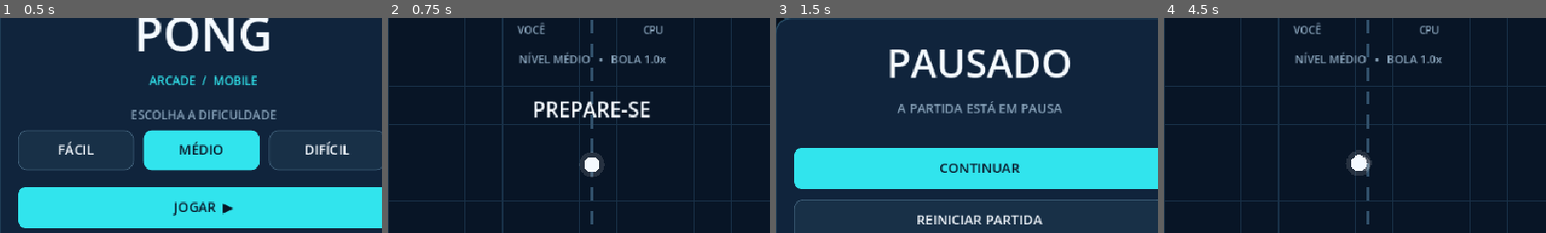
Above: before the commit, frames 1-4 (left to right).
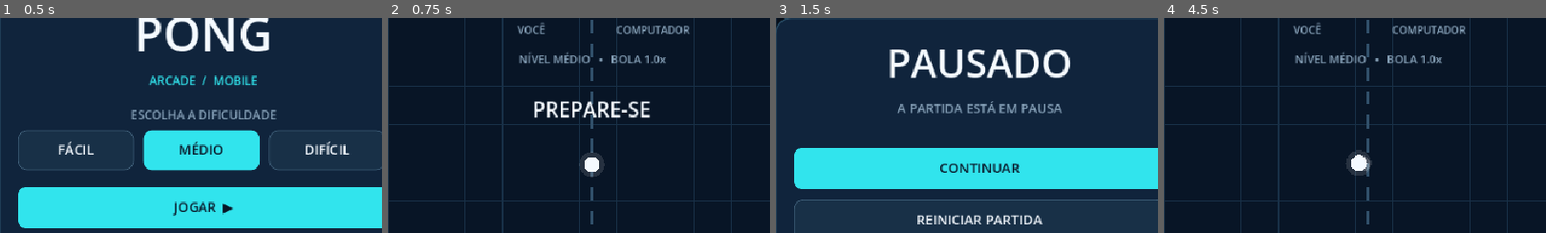
Above: after the commit, the same moments.

Repository: pitinga/game-pong-mobile
Game: Godot game, scene res://scenes/main.tscn
Two runs of this game, one before a commit and one after it. Both use one fixed random seed, a clock stepped at 60 frames per second and the inputs below.
Inputs (mouse positions are % of the whole screen's width and height, from its top left):
- Up to frame 1 (0.5 s): no input
- Up to frame 2 (0.75 s): click "JOGAR ▶" at 0.5 s
- Up to frame 3 (1.5 s): click "Ⅱ PAUSAR" at 1.25 s
- Up to frame 4 (4.5 s): click "REINICIAR PARTIDA" at 2 s; tap Enter at 2.75 s; move the mouse to (72, 45) at 2.77 s; hold Up (ui_up) 2.78-3.5 s; tap P at 2.85 s; click (72, 45) at 2.92 s; click "REINICIAR PARTIDA" at 3.5 s; drag from (30, 55) to (45, 70) at 4.27 s
The pictures show only the part of the screen within x 23-73%, y 16-66%; the shares and areas given below are measured in that part.

Frame 1 is identical in both runs. In frame 2, 0.5% of the frame differs, in the area x 59-79%, y 3-8%; in frame 3, nothing differs; in frame 4, 0.5%.

Commit message:
fix(pro): recalibrate computer AI for custom ball and paddle sizes (v0.3.1)

Diff:
--- a/scripts/pong.gd
+++ b/scripts/pong.gd
@@ -244,7 +244,7 @@
 	_draw_centered(str(survival_hits).pad_zeros(2) if match_mode == MatchMode.SURVIVAL else str(player_score).pad_zeros(2), Vector2(w * 0.42, 79), 54, CYAN)
 	_draw_centered(str(cpu_score).pad_zeros(2), Vector2(w * 0.58, 79), 54, PINK)
 	_draw_centered("REBATIDAS" if match_mode == MatchMode.SURVIVAL else "P1" if match_mode == MatchMode.TWO_PLAYERS else "VOCÊ", Vector2(w * 0.42, 106), 13, MUTED)
-	_draw_centered("P2" if match_mode == MatchMode.TWO_PLAYERS else "CPU", Vector2(w * 0.58, 106), 13, MUTED)
+	_draw_centered("P2" if match_mode == MatchMode.TWO_PLAYERS else "COMPUTADOR", Vector2(w * 0.58, 106), 13, MUTED)
 	if state == GameState.PLAYING:
 		var speed_ratio := maxf(1.0, ball_velocity.length() / BASE_BALL_SPEED)
 		_draw_centered("2 JOGADORES   •   BOLA %.1fx" % speed_ratio if match_mode == MatchMode.TWO_PLAYERS else "NÍVEL %s   •   BOLA %.1fx" % [DIFFICULTIES[difficulty], speed_ratio], Vector2(w * 0.5, 143), 14, MUTED)
@@ -311,6 +311,25 @@
 	return PADDLE_HEIGHT * paddle_scale
 
 
+func _cpu_reach_factor() -> float:
+	# Raquetes/bolas pequenas reduzem a margem de colisao. Compensar parte
+	# dessa perda evita mudar a dificuldade da IA ao personalizar a Pro.
+	var standard_margin := PADDLE_HEIGHT * 0.5 + BALL_RADIUS
+	var actual_margin := _paddle_height() * 0.5 + _ball_radius()
+	return clampf(standard_margin / maxf(actual_margin, 1.0), 1.0, 1.25)
+
+
+func _cpu_aim_error() -> float:
+	# O erro da mira deve acompanhar a zona de acerto, nao ter pixels fixos.
+	var standard_margin := PADDLE_HEIGHT * 0.5 + BALL_RADIUS
+	var actual_margin := _paddle_height() * 0.5 + _ball_radius()
+	return CPU_ERROR[difficulty] * minf(1.0, actual_margin / standard_margin)
+
+
+func _cpu_reaction_delay() -> float:
+	return CPU_REACTION[difficulty] / _cpu_reach_factor()
+
+
 func _reset_positions() -> void:
 	player_y = size.y * 0.5
 	cpu_y = size.y * 0.5
@@ -332,8 +351,8 @@
 	var angle := randf_range(-0.55, 0.55)
 	ball_velocity = Vector2(cos(angle) * _serve_direction, sin(angle)) * BASE_BALL_SPEED
 	if _serve_direction > 0.0:
-		_cpu_aim_bias = randf_range(-CPU_ERROR[difficulty], CPU_ERROR[difficulty])
-		_cpu_reaction_timer = CPU_REACTION[difficulty]
+		_cpu_aim_bias = randf_range(-_cpu_aim_error(), _cpu_aim_error())
+		_cpu_reaction_timer = _cpu_reaction_delay()
 	_play_sound("serve")
 
 
@@ -354,8 +373,8 @@
 		survival_hits += 1
 	if is_player:
 		# O erro é sorteado uma vez por devolução, sem teletransporte da mira.
-		_cpu_aim_bias = randf_range(-CPU_ERROR[difficulty], CPU_ERROR[difficulty])
-		_cpu_reaction_timer = CPU_REACTION[difficulty]
+		_cpu_aim_bias = randf_range(-_cpu_aim_error(), _cpu_aim_error())
+		_cpu_reaction_timer = _cpu_reaction_delay()
 	else:
 		_cpu_reaction_timer = 0.0
 	_play_sound("paddle")
@@ -364,20 +383,22 @@
 func _update_cpu(delta: float) -> void:
 	_cpu_reaction_timer -= delta
 	if _cpu_reaction_timer <= 0.0:
-		_cpu_reaction_timer = CPU_REACTION[difficulty]
+		_cpu_reaction_timer = _cpu_reaction_delay()
 		if ball_velocity.x > 0.0:
-			var destination_x := size.x - PADDLE_MARGIN
+			# Prever o impacto na FACE da raquete, considerando o raio real
+			# da bola. A previsao antiga mirava no centro da raquete.
+			var destination_x := size.x - PADDLE_MARGIN - PADDLE_WIDTH * 0.5 - _ball_radius()
 			var flight_time := maxf(0.0, (destination_x - ball_position.x) / ball_velocity.x)
-			flight_time = minf(flight_time, CPU_LOOKAHEAD[difficulty])
+			flight_time = minf(flight_time, CPU_LOOKAHEAD[difficulty] * _cpu_reach_factor())
 			var top := FIELD_MARGIN + _ball_radius()
-			var span := size.y - 2.0 * top
+			var span := maxf(1.0, size.y - 2.0 * top)
 			var projected_y := ball_position.y + flight_time * ball_velocity.y
 			var mirrored := fposmod(projected_y - top, span * 2.0)
 			_cpu_target_y = top + (mirrored if mirrored <= span else span * 2.0 - mirrored)
 			_cpu_target_y += _cpu_aim_bias
 		else:
 			_cpu_target_y = size.y * 0.5 + randf_range(-30.0, 30.0)
-	var step: float = CPU_SPEEDS[difficulty] * delta
+	var step: float = CPU_SPEEDS[difficulty] * _cpu_reach_factor() * delta
 	cpu_y = move_toward(cpu_y, clampf(_cpu_target_y, FIELD_MARGIN + _paddle_height() * 0.5, size.y - FIELD_MARGIN - _paddle_height() * 0.5), step)
 
 
@@ -411,7 +432,7 @@
 		_finish_title.text = "JOGADOR 1 VENCEU!" if won else "JOGADOR 2 VENCEU!"
 		_finish_score.text = "%02d   :   %02d" % [player_score, cpu_score]
 	else:
-		_finish_title.text = "VOCÊ VENCEU!" if won else "CPU VENCEU!"
+		_finish_title.text = "VOCÊ VENCEU!" if won else "COMPUTADOR VENCEU!"
 		_finish_score.text = "%02d   :   %02d" % [player_score, cpu_score]
 	if is_pro:
 		_record_pro_stats(won)
@@ -729,7 +750,7 @@
 	_theme_selector.item_selected.connect(_select_theme)
 	_add_label(settings_content, "MODO DE JOGO", 14, MUTED)
 	_mode_selector = _new_option(settings_content)
-	for mode_name in ["CLÁSSICO VS CPU", "SOBREVIVÊNCIA", "2 JOGADORES LOCAIS"]:
+	for mode_name in ["CLÁSSICO VS COMPUTADOR", "SOBREVIVÊNCIA", "2 JOGADORES LOCAIS"]:
 		_mode_selector.add_item(mode_name)
 	_mode_selector.select(int(match_mode))
 	_mode_selector.item_selected.connect(_set_mode)
--- a/tests/test_pong.gd
+++ b/tests/test_pong.gd
@@ -122,6 +122,7 @@
 	for i in range(game.WIN_SCORE):
 		game._score_point(false)
 	_check(game.state == GameScript.GameState.FINISHED and not game.player_won, "Reconhece vitória da CPU")
+	_check(game._finish_title.text == "COMPUTADOR VENCEU!", "Placar final chama adversário de Computador")
 	game._return_to_menu()
 	_check(game.state == GameScript.GameState.MENU and game.player_score == 0, "Volta ao menu e limpa o placar")
 
@@ -151,6 +152,29 @@
 	game._set_paddle_size(150)
 	_check(is_equal_approx(game._ball_radius(), 14.0), "Pro aumenta raio e colisão da bola")
 	_check(is_equal_approx(game._paddle_height(), 150.0), "Pro altera as duas raquetes")
+	_check(game._mode_selector.get_item_text(0) == "CLÁSSICO VS COMPUTADOR", "Modo clássico usa nome Computador")
+	game._set_ball_size(70)
+	game._set_paddle_size(70)
+	game._select_difficulty(1)
+	_check(is_equal_approx(game._cpu_aim_error(), 56.0), "Margem de erro da CPU reduz com bola e raquete menores")
+	_check(is_equal_approx(game._cpu_reach_factor(), 1.25), "CPU compensa alcance menor dentro de limite seguro")
+	_check(_cpu_defends_shot(game, 1, 650.0), "Médio ainda defende lance moderado com bola e raquete a 70%")
+	_check(not _cpu_defends_shot(game, 1, 850.0), "Médio ainda pode sofrer ponto com bola rápida a 70%")
+	game._select_difficulty(2)
+	game._start_match()
+	game._serve_countdown = 0.0
+	game.ball_position = Vector2(800.0, 40.0)
+	game.ball_velocity = Vector2(400.0, -250.0)
+	game._cpu_aim_bias = 0.0
+	game._cpu_reaction_timer = 0.0
+	game._update_cpu(0.0)
+	_check(is_equal_approx(game._cpu_target_y, 66.5625), "CPU prevê rebote e colisão com bola a 70%")
+	game._set_ball_size(150)
+	game._cpu_reaction_timer = 0.0
+	game._update_cpu(0.0)
+	_check(is_equal_approx(game._cpu_target_y, 77.5625), "CPU recalcula rebote e colisão com bola a 150%")
+	game._set_ball_size(140)
+	game._set_paddle_size(150)
 	game._set_player_y(-100)
 	_check(game.player_y >= game.FIELD_MARGIN + 75.0, "Raquete personalizada respeita limites")
 	game._select_theme(2)
Not shown, changed: export_presets.cfg
Not shown, changed: store/listing-pro-pt-BR.md
Not shown, changed: store/listing-pt-BR.md
